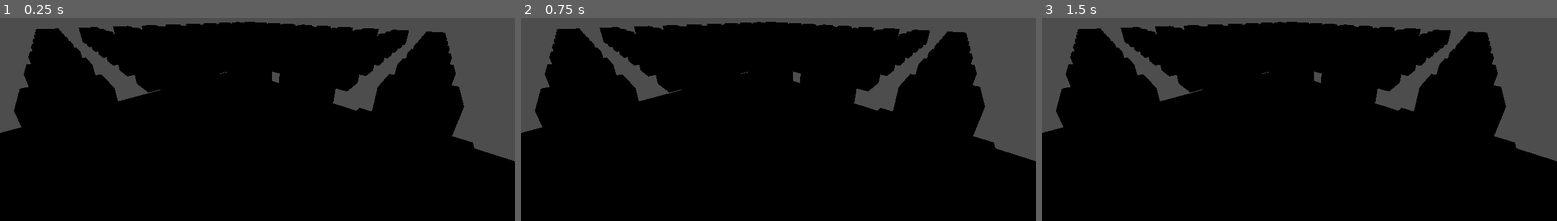
Above: before the commit, frames 1-3 (left to right).
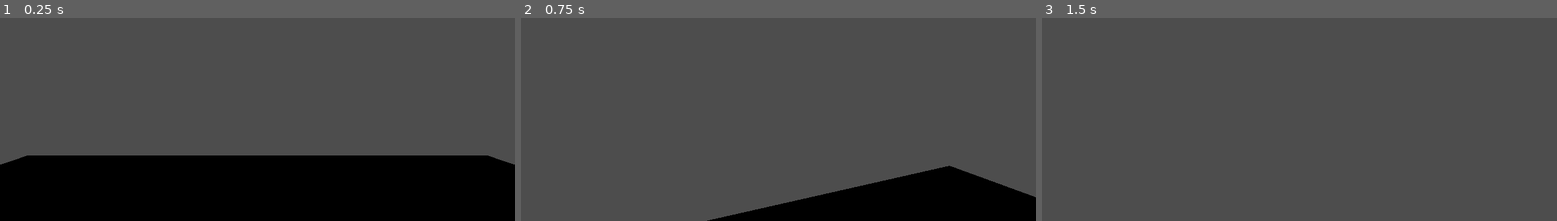
Above: after the commit, the same moments.

Repository: SKYNETTEDDRAGON/minesweeper_robot
Game: Godot game, scene res://Scenes/main.tscn
Two runs of this game, one before a commit and one after it. Both use one fixed random seed, a clock stepped at 60 frames per second and the inputs below.
Inputs (mouse positions are in pixels of both pictures, inside the frame that each line leads up to):
- Up to frame 1 (0.25 s): no input
- Up to frame 2 (0.75 s): tap Enter at 0.5 s; move the mouse to (804, 74) at 0.52 s; hold W (move_forward) from 0.53 s (still down); tap Alt at 0.6 s
- Up to frame 3 (1.5 s): keep holding W (move_forward); tap Space (jump) at 0.77, 1.25 s; move the mouse to (1273, 78) at 1.27 s; tap Shift at 1.35 s

The runs differ from the first frame. In frame 1, 51% of the frame differs, in the area x 0-100%, y 1-73%; in frame 2, 73%; in frame 3, 83%, in the area x 0-100%, y 1-100%.

Commit message:
camera fix
beautiful fps movement

Diff:
--- a/Scenes/main.tscn
+++ b/Scenes/main.tscn
@@ -17,10 +17,6 @@
 [node name="GameManager" type="Node" parent="."]
 script = ExtResource("1_jjgbg")
 
-[node name="Camera3D" type="Camera3D" parent="."]
-transform = Transform3D(-0.7342101, 0.22706942, -0.63982445, 0.01141855, 0.94640833, 0.322771, 0.6788264, 0.22967583, -0.6974552, 0, 1.6501329, 0)
-current = true
-
 [node name="StaticBody3D" type="StaticBody3D" parent="."]
 
 [node name="MeshInstance3D" type="MeshInstance3D" parent="StaticBody3D"]
